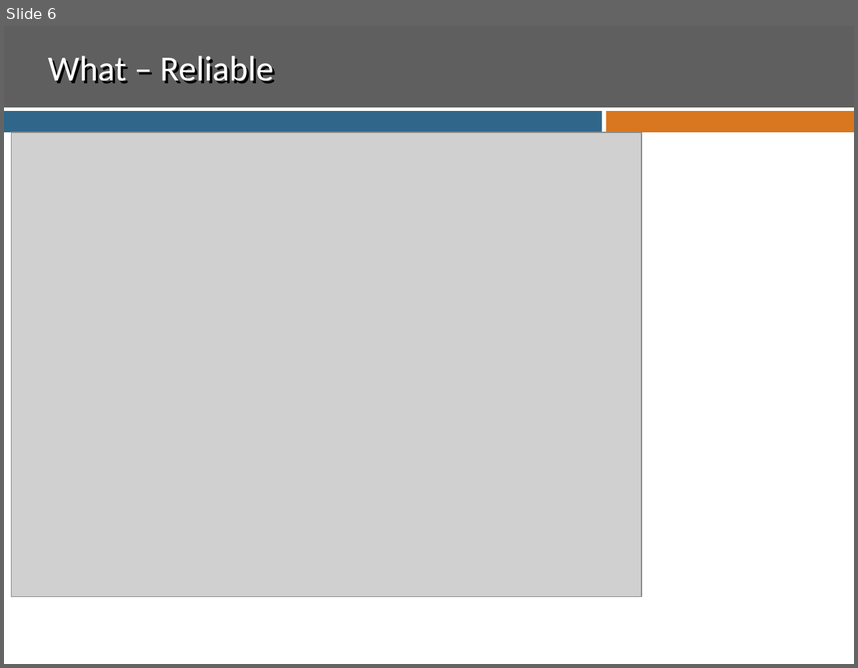
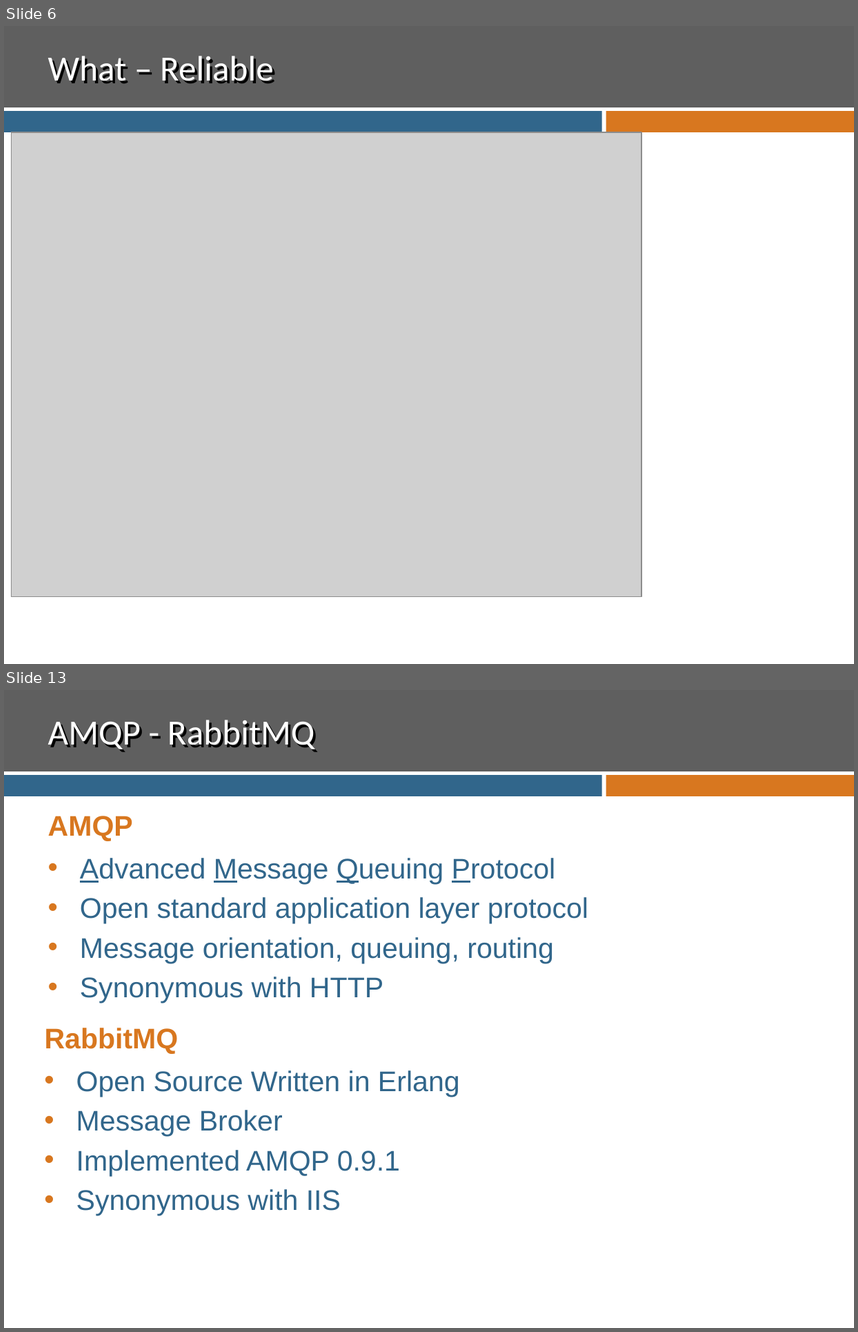
Before and after one commit to ssuing8825/MessagingDemo, a slide deck: Presentation.pptx. Shown one above the other, each under a label of ours: slide 6 before the commit, slides 6 and 13 after it; the slides between them are not shown. The pictures are 858x668 and 858x1332 pixels, drawn with LibreOffice and Linux fonts; fonts in the diff are those of the drawing; grey boxes stand for pictures; background and template pictures are left out. Boxes give left, top, right and bottom in pixels: in the first picture for what was removed or moved away, otherwise in the second. Text is boxed around its words. In the diff, an @@ line names an element or a change of style, - is before the commit and + after.

```diff
--- a/Presentation.pptx
+++ b/Presentation.pptx
@@ slide 13 added at (x1=4, y1=690, x2=854, y2=1328), background #FFFFFF; not listed: 3 template elements that a slide beside it also shows @@
@@ title added at (x1=48, y1=720, x2=314, y2=752), 30 pt, text #FFFFFF @@
+AMQP - RabbitMQ
@@ subtitle added at (x1=48, y1=816, x2=133, y2=841), 24 pt, text #D8771F, bold @@
+AMQP
@@ text added at (x1=80, y1=858, x2=588, y2=1003), 24 pt, text #31668B @@
+• Advanced Message Queuing Protocol
+• Open standard application layer protocol
+• Message orientation, queuing, routing
+• Synonymous with HTTP
@@ text added at (x1=45, y1=1027, x2=179, y2=1054), 24 pt, text #D8771F, bold @@
+RabbitMQ
@@ text added at (x1=76, y1=1070, x2=460, y2=1215), 24 pt, text #31668B @@
+• Open Source Written in Erlang
+• Message Broker
+• Implemented AMQP 0.9.1
+• Synonymous with IIS
```
Also in this commit, not shown: 8 slides changed, 2 other slides added, 1 slide removed.
